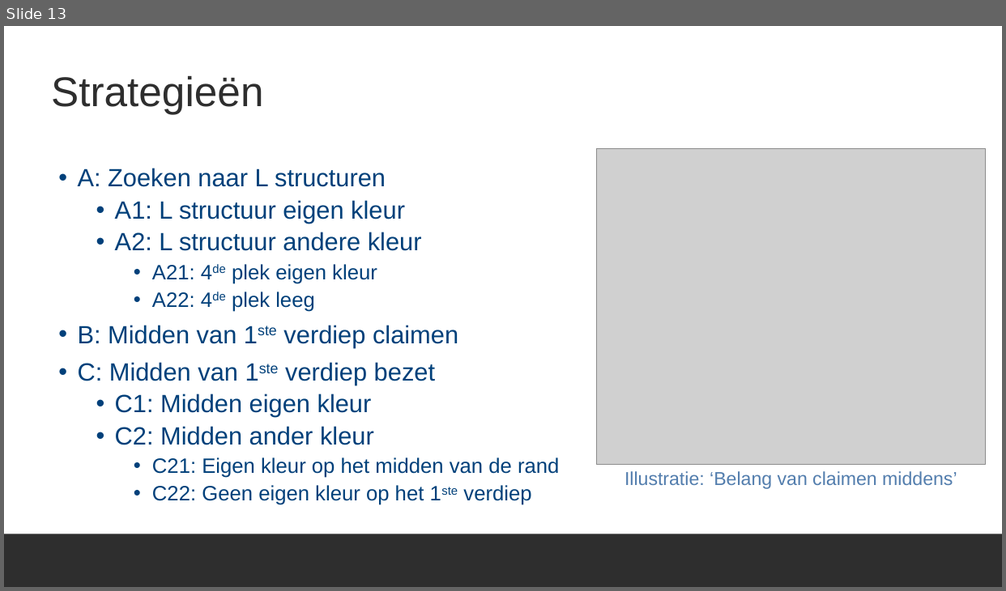
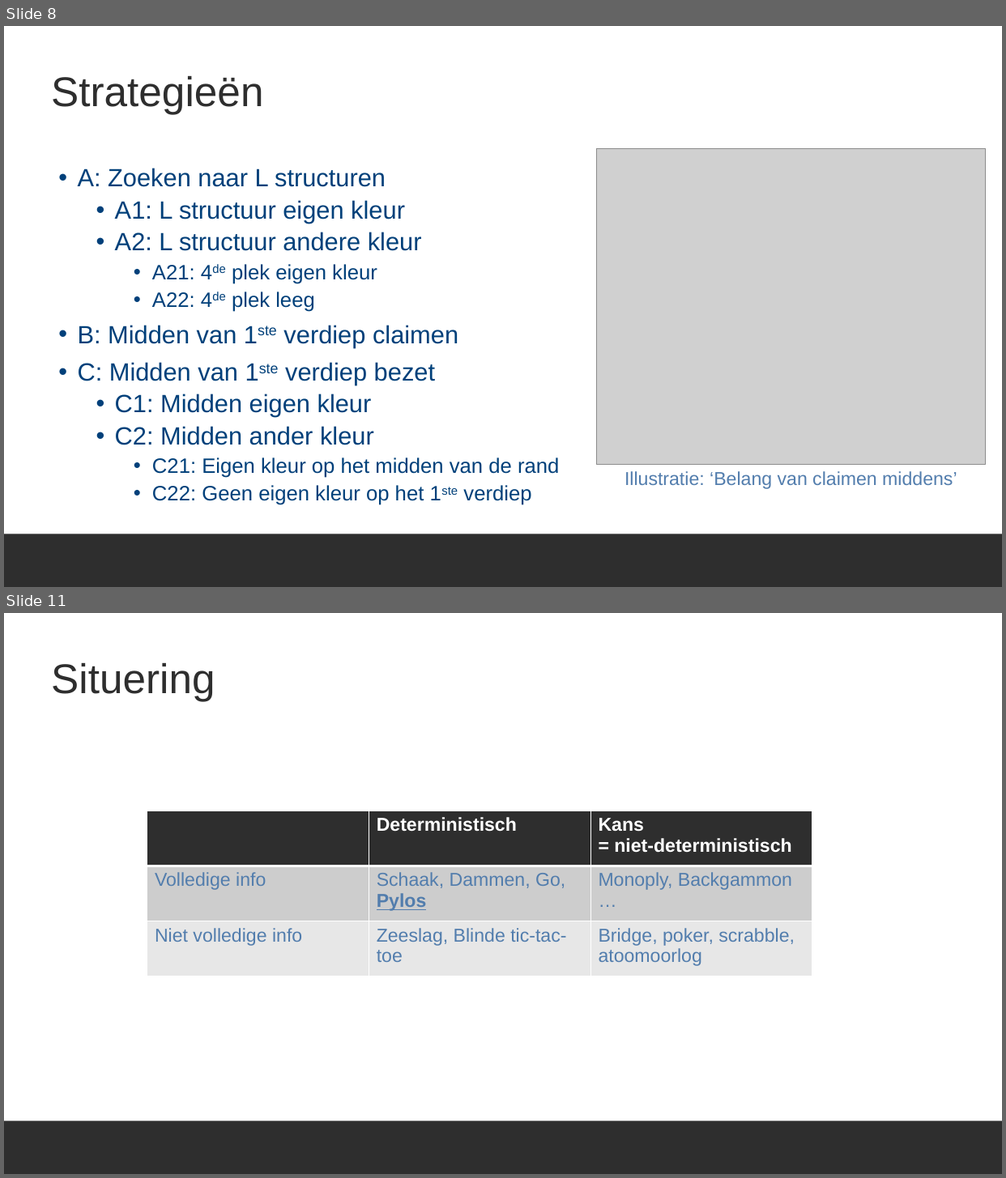
Before and after one commit to ro-per/PylosGamingBot, a slide deck: Presentation.pptx. Shown one above the other, each under a label of ours: slide 13 before the commit, slides 8 and 11 after it; the slides between them are not shown. The pictures are 1006x591 and 1006x1178 pixels, drawn with LibreOffice and Linux fonts; fonts in the diff are those of the drawing; grey boxes stand for pictures; background and template pictures are left out. Boxes give left, top, right and bottom in pixels: in the first picture for what was removed or moved away, otherwise in the second. Text is boxed around its words. In the diff, an @@ line names an element or a change of style, - is before the commit and + after.

```diff
--- a/Presentation.pptx
+++ b/Presentation.pptx
@@ slide 11 added at <box>4,613,1002,1174</box>, background #FFFFFF; not listed: 1 template element that a slide beside it also shows @@
@@ title added at <box>51,663,215,701</box>, 40 pt, text #2E2E2E @@
+Situering
@@ table added at <box>147,811,812,976</box>, 3 rows, 3 columns @@
+ | Deterministisch | Kans / = niet-deterministisch
+Volledige info | Schaak, Dammen, Go, Pylos | Monoply, Backgammon …
+Niet volledige info | Zeeslag, Blinde tic-tac-toe | Bridge, poker, scrabble, atoomoorlog
@@ what was slide 13 is now slide 8 @@
```
Also in this commit, not shown: 1 slide changed, 5 other slides added, 8 slides removed.
